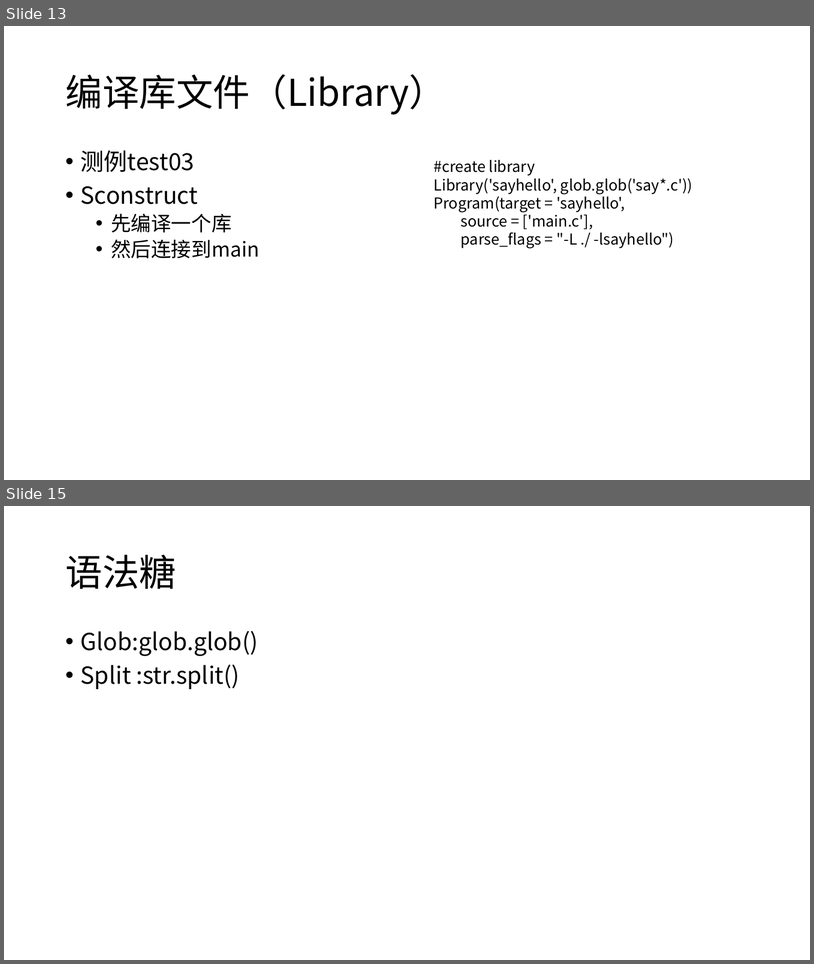
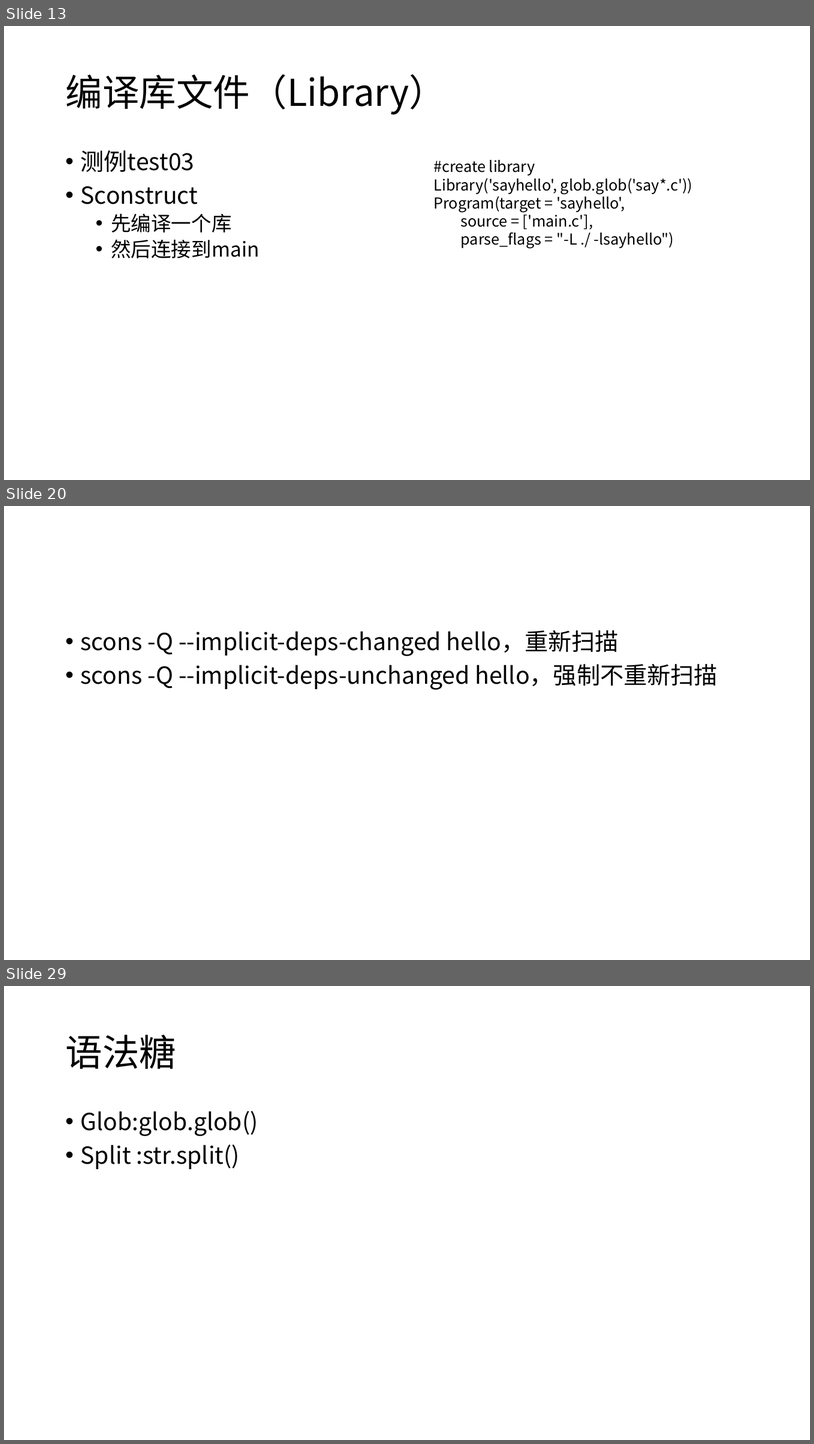
Before and after one commit to h8d9123/CSGamePhysicalEngine, a slide deck: example/learnscons/learnscons.pptx. Shown one above the other, each under a label of ours: slides 13 and 15 before the commit, slides 13, 20 and 29 after it; the slides between them are not shown. The pictures are 814x964 and 814x1444 pixels, drawn with LibreOffice and Linux fonts; fonts in the diff are those of the drawing. Boxes give left, top, right and bottom in pixels: in the first picture for what was removed or moved away, otherwise in the second. Text is boxed around its words. In the diff, an @@ line names an element or a change of style, - is before the commit and + after.

```diff
--- a/example/learnscons/learnscons.pptx
+++ b/example/learnscons/learnscons.pptx
@@ slide 20 added at [4, 506, 810, 960], background #FFFFFF @@
@@ text added at [81, 630, 718, 690], 28 pt, text #000000 @@
+• scons -Q --implicit-deps-changed hello，重新扫描
+• scons -Q --implicit-deps-unchanged hello，强制不重新扫描
@@ what was slide 15 is now slide 29 @@
```
Also in this commit, not shown: 1 slide changed, 14 other slides added, 1 slide removed, 21 other files.
